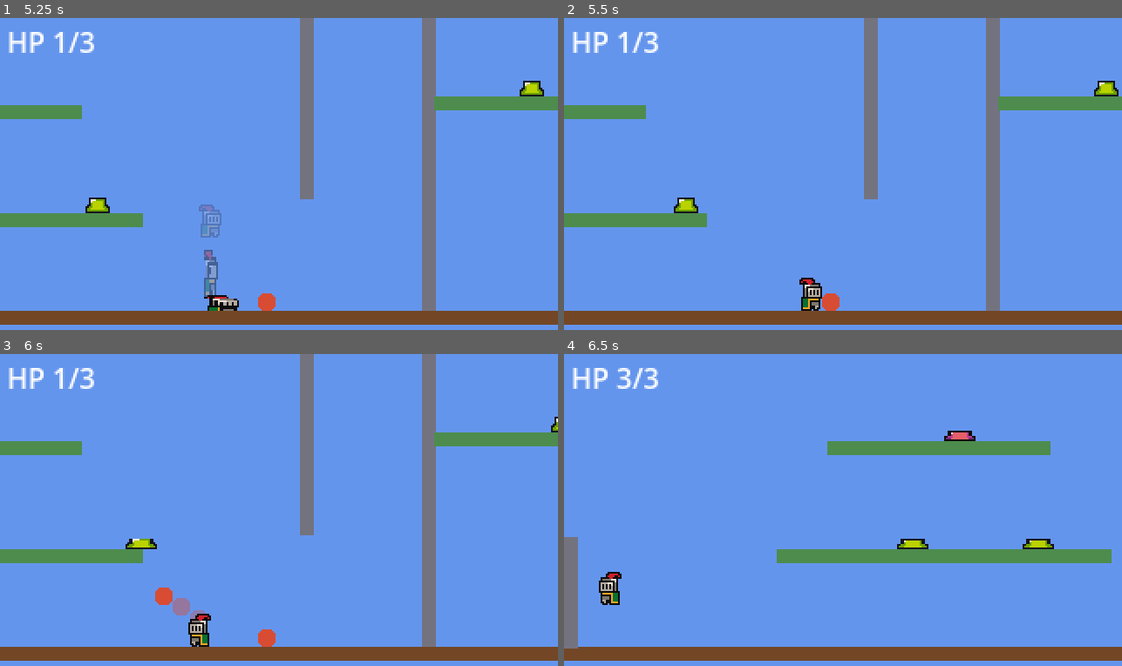
Above: before the commit, frames 1-4 (two rows, left to right).
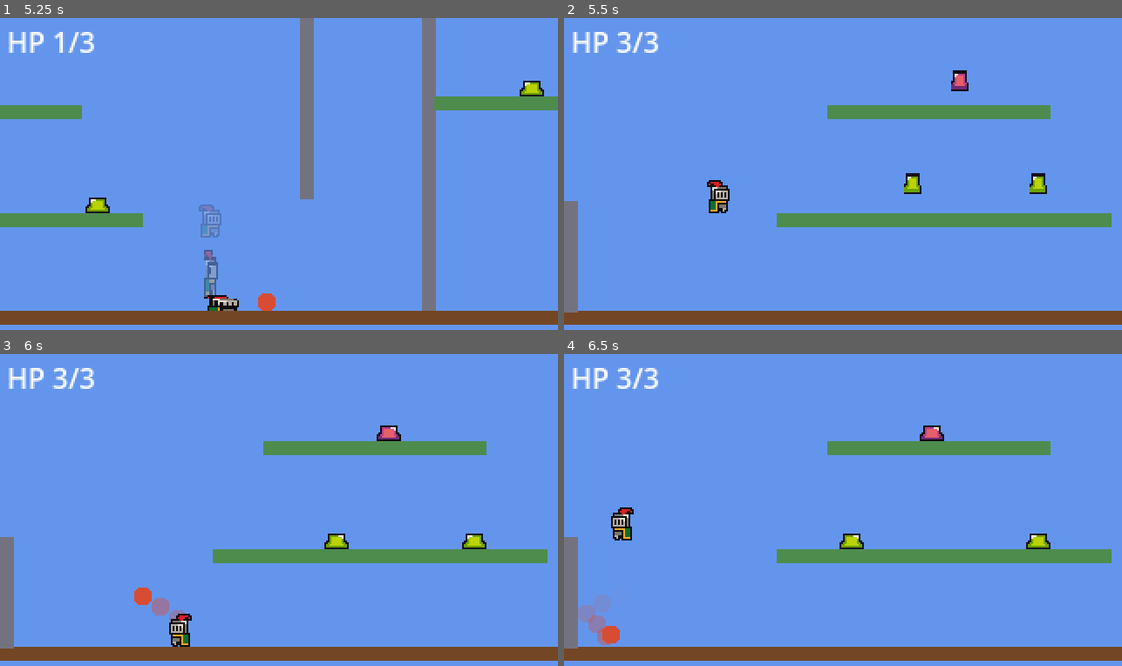
Above: after the commit, the same moments.

Repository: SolutionsByCarson/ScratchPad
Game: Godot game, scene res://scenes/main.tscn
Two runs of this game, one before a commit and one after it. Both use one fixed random seed, a clock stepped at 60 frames per second and the inputs below.
Inputs:
- Up to frame 1 (5.25 s): hold D (move_right) 0.53-2.03 s; tap Shift (dash) at 0.6, 3.6 s; tap Space (jump) at 0.77, 1.52, 3.02, 3.77, 4.52 s; tap J (shoot) at 1.35, 4.35 s; hold A (move_left) 2.03-2.78 s; tap S (slam) at 2.1, 5.1 s; hold D (move_right) 2.78-4.28 s; tap K (throw) at 2.85 s; hold A (move_left) 4.28-5.03 s; hold D (move_right) from 5.03 s (still down)
- Up to frame 2 (5.5 s): keep holding D (move_right)
- Up to frame 3 (6 s): release D (move_right) at 5.78 s; hold A (move_left) from 5.78 s (still down); tap K (throw) at 5.85 s
- Up to frame 4 (6.5 s): keep holding A (move_left); tap Space (jump) at 6.02 s

Frame 1 is identical in both runs. In frame 2, 13% of the frame differs, in the area x 0-100%, y 0-95%; in frame 3, 14%; in frame 4, 2.0%.

Commit message:
Grenade detonates when the player walks into it
move_and_collide only catches the grenade hitting the player, not the
player walking into a resting grenade. Added a per-frame proximity
check (PLAYER_CONTACT_RADIUS 12px, gated by ARM_TIME) mirroring the
enemy contact check, so a stationary grenade explodes when the player
reaches it.

Co-Authored-By: Claude Opus 4.7 (1M context) <noreply@anthropic.com>

Diff:
--- a/scripts/grenade.gd
+++ b/scripts/grenade.gd
@@ -5,6 +5,7 @@
 const GRAVITY := 700.0
 const EXPLOSION_RADIUS := 48.0
 const CONTACT_RADIUS := 9.0
+const PLAYER_CONTACT_RADIUS := 12.0
 const PLAYER_DAMAGE := 2
 const ENEMY_DAMAGE := 2
 const BOUNCE_DAMP := 0.55
@@ -39,6 +40,12 @@
 
 	for enemy in get_tree().get_nodes_in_group("enemy"):
 		if enemy is Node2D and global_position.distance_to((enemy as Node2D).global_position) <= CONTACT_RADIUS:
+			_explode()
+			return
+
+	if _arm_left <= 0.0:
+		var p := get_tree().get_first_node_in_group("player")
+		if p is Node2D and global_position.distance_to((p as Node2D).global_position) <= PLAYER_CONTACT_RADIUS:
 			_explode()
 			return
 
